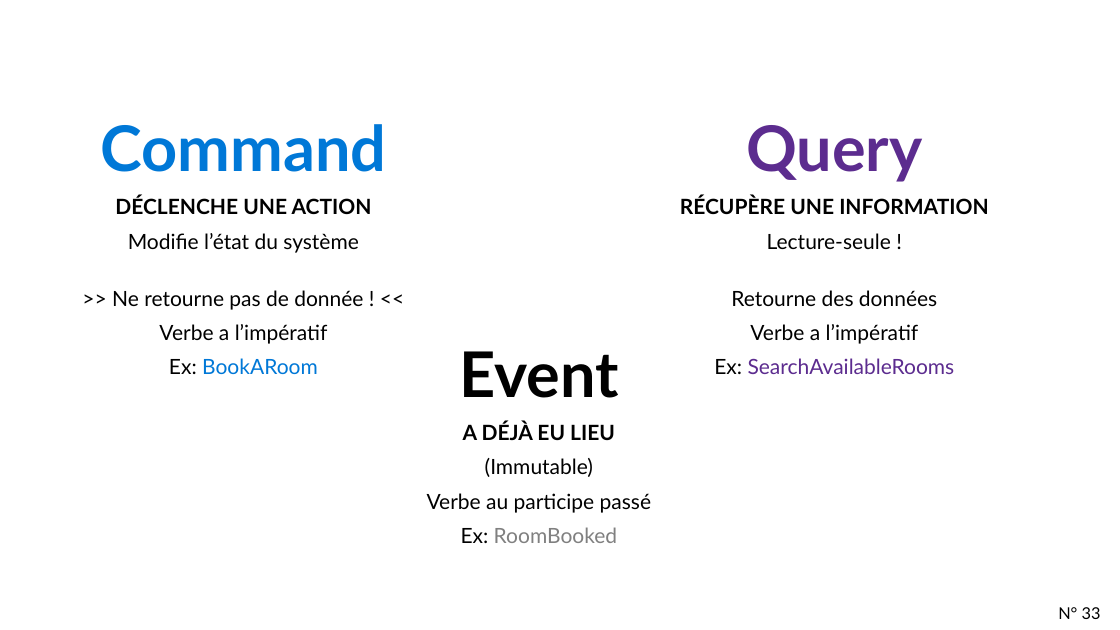
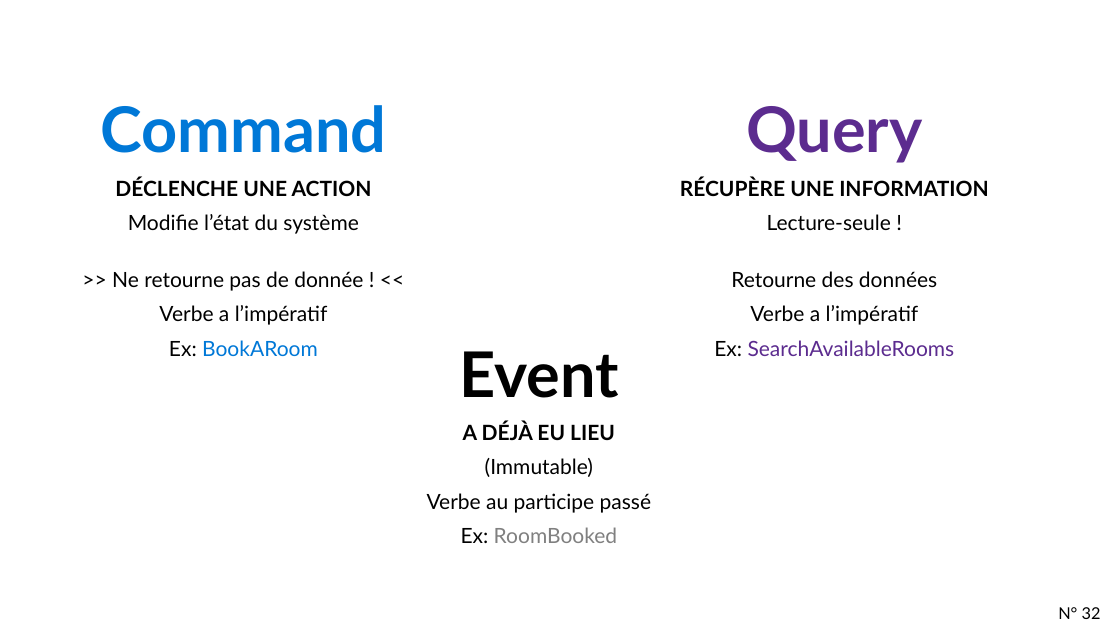
Before and after one commit to tpierrain/CQRS-slides, a slide deck: slide 32 of french/DecouvrirCQRSparLaPratique.pptx (slide 33 before the commit). Drawn at 1120x630 pixels with LibreOffice and Linux fonts; fonts in the diff are those of the drawing; background and template pictures are left out. Boxes give left, top, right and bottom in pixels: in the first picture for what was removed or moved away, otherwise in the second. Text is boxed around its words. In the diff, an @@ line names an element or a change of style, - is before the commit and + after.

```diff
--- a/french/DecouvrirCQRSparLaPratique.pptx
+++ b/french/DecouvrirCQRSparLaPratique.pptx
@@ text "Command": place and size @@
-text "Command" at bbox=[100, 124, 386, 374]
+text "Command" at bbox=[100, 105, 386, 356]
@@ text "Query": place and size @@
-text "Query" at bbox=[680, 125, 989, 374]
+text "Query" at bbox=[680, 106, 989, 356]
@@ page number at bbox=[1058, 607, 1101, 619]: text changed @@
-N° 33
+N° 32
```
Also in this commit, not shown: 6 other slides changed, 1 slide removed, 1 other file.
